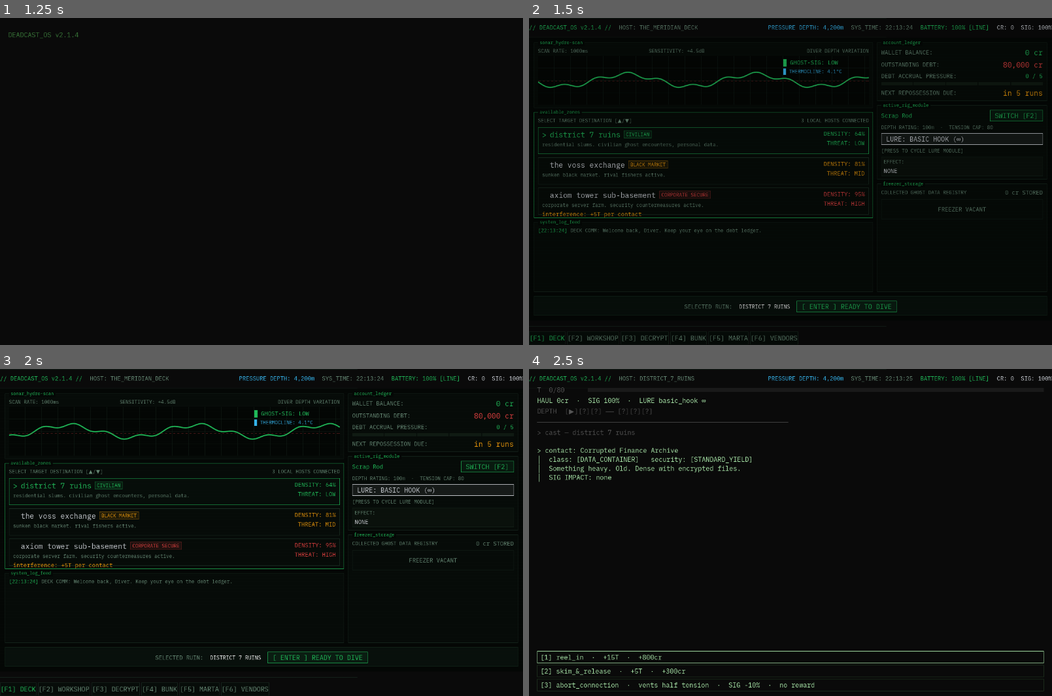
Above: before the commit, frames 1-4 (two rows, left to right).
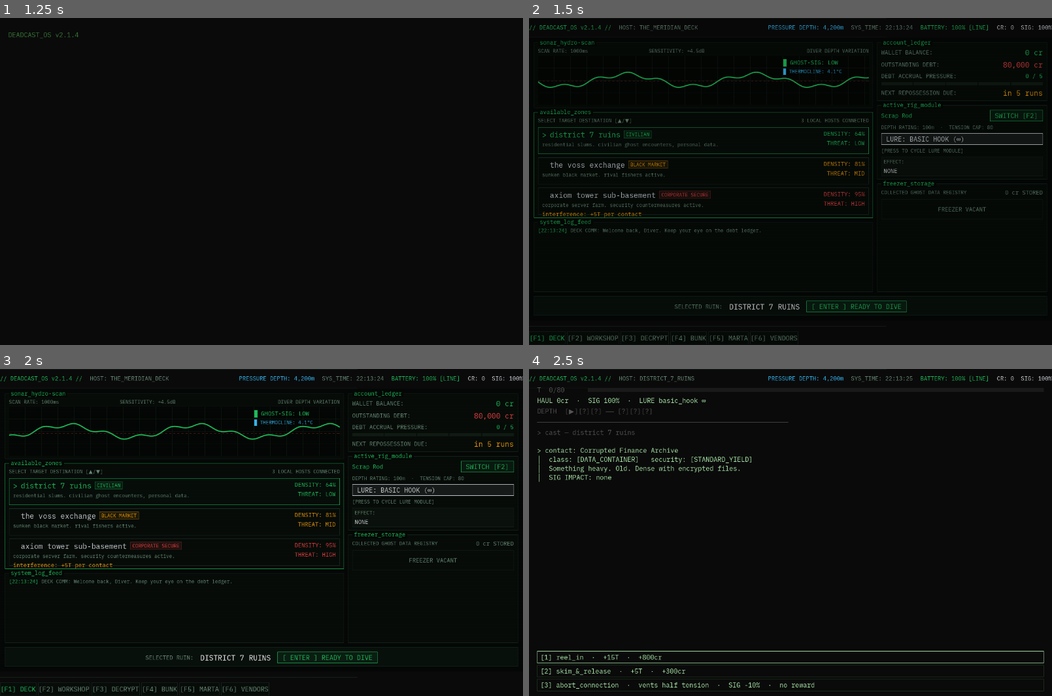
Above: after the commit, the same moments.

Repository: Teeohbee/deadcast
Game: Godot game, scene res://scenes/title_screen/TitleScreen.tscn
Two runs of this game, one before a commit and one after it. Both use one fixed random seed, a clock stepped at 60 frames per second and the inputs below.
Inputs (mouse positions are in pixels of both pictures, inside the frame that each line leads up to):
- Up to frame 1 (1.25 s): click "new game" at 0.5 s
- Up to frame 2 (1.5 s): tap Enter at 1.25 s; move the mouse to (905, 165) at 1.27 s; hold E (tab_next) from 1.28 s (still down); click (905, 165) at 1.42 s
- Up to frame 3 (2 s): keep holding E (tab_next)
- Up to frame 4 (2.5 s): release E (tab_next) at 2 s; click "[ ENTER ] READY TO DIVE" at 2 s

Frame 1 is identical in both runs. In frame 2, 0.8% of the frame differs, in the area x 2-79%, y 6-90%; in frame 3, 0.9%, in the area x 2-80%, y 6-90%; in frame 4, nothing differs.
Error in both runs: Assertion failed: UIController.initialize() must be called before navigate_to() (res://autoload/UIController.gd:30)

Commit message:
feat: raise banner zone and panel titles to legible tiers

Diff:
--- a/scenes/barge_hub/BargeHub.gd
+++ b/scenes/barge_hub/BargeHub.gd
@@ -15,7 +15,7 @@
 	banner_sb.border_color = Color("#14291c")
 	_banner.add_theme_stylebox_override("panel", banner_sb)
 	DeckStyle.apply_label(_banner_caption, DeckStyle.DIM)
-	DeckStyle.apply_label(_banner_zone, Color.WHITE, DeckStyle.FONT_SIZE_BODY)
+	DeckStyle.apply_label(_banner_zone, Color.WHITE, DeckStyle.SIZE_VALUE)
 	DeckStyle.apply_action_button(_dive_button)
 	_dive_button.focus_mode = Control.FOCUS_ALL
 	_dive_button.pressed.connect(_on_dive_pressed)
--- a/scenes/barge_hub/panels/terminal_panel.gd
+++ b/scenes/barge_hub/panels/terminal_panel.gd
@@ -26,7 +26,7 @@
 	if title.is_empty():
 		return
 	var font := get_theme_font("font", "Label")
-	var fsize := DeckStyle.FONT_SIZE_SMALL
+	var fsize := DeckStyle.SIZE_BODY
 	var text_size := font.get_string_size(title, HORIZONTAL_ALIGNMENT_LEFT, -1, fsize)
 	var x := 14.0
 	# Mask the border line behind the title, then draw it overhanging the top edge.
--- a/tests/test_barge_hub.gd
+++ b/tests/test_barge_hub.gd
@@ -26,6 +26,12 @@
 	GameState.select_zone("axiom")
 	assert_string_contains(hub._banner_zone.text, "AXIOM TOWER SUB-BASEMENT")
 
+func test_banner_zone_uses_value_tier() -> void:
+	var hub := HUB.instantiate()
+	add_child_autofree(hub)
+	await get_tree().process_frame
+	assert_eq(hub._banner_zone.get_theme_font_size("font_size"), DeckStyle.SIZE_VALUE)
+
 func test_default_focus_on_selected_zone_card() -> void:
 	var hub := HUB.instantiate()
 	add_child_autofree(hub)
